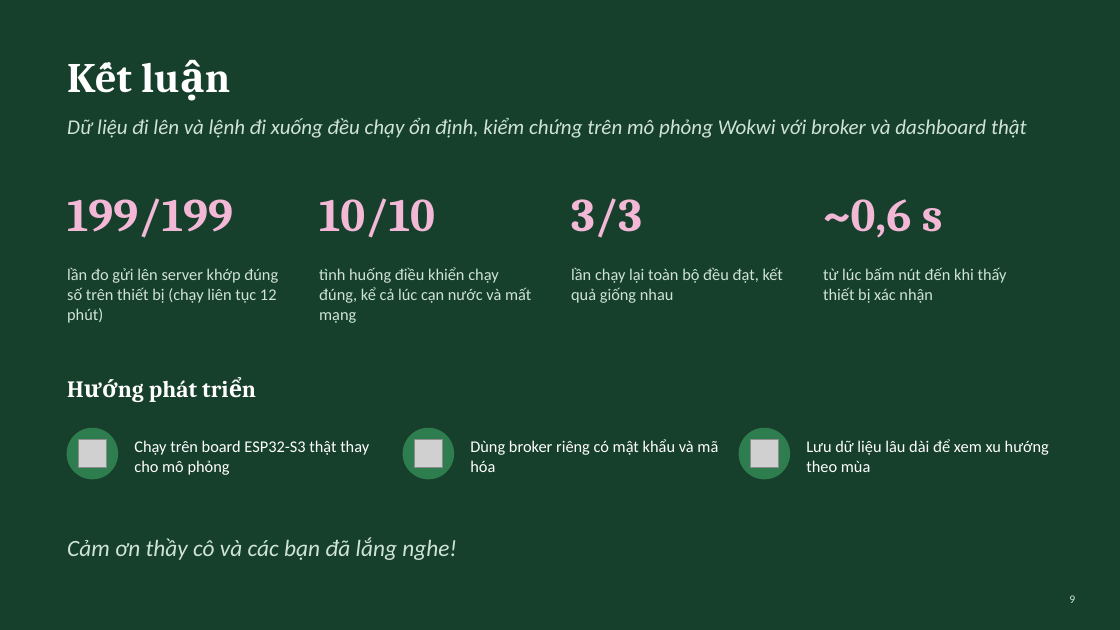
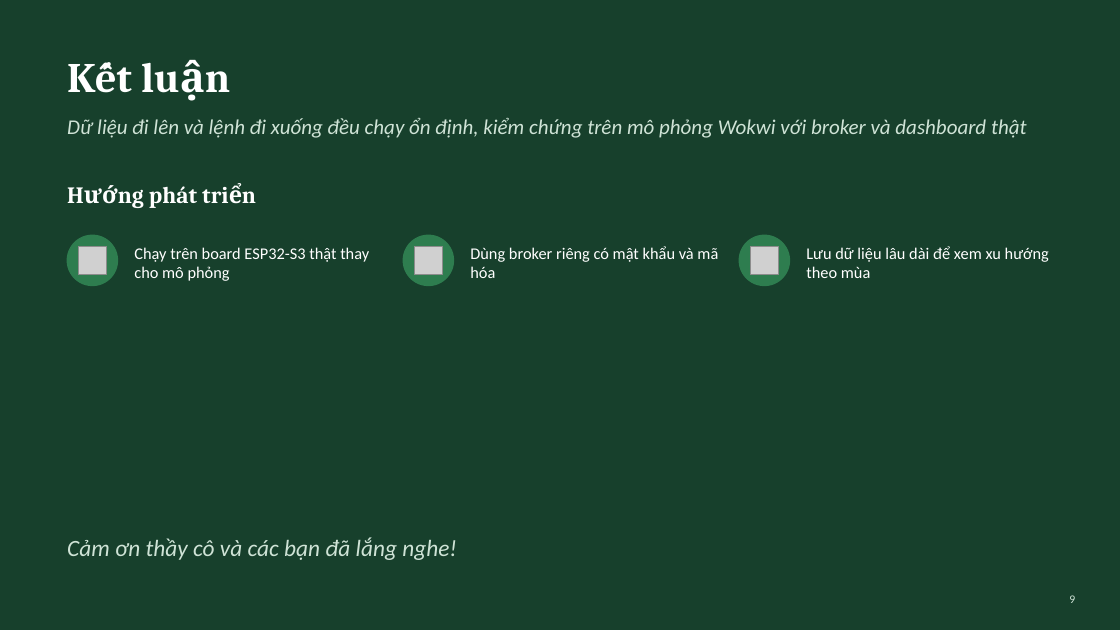
Before and after one commit to Khoa-Tr/orhid-software, a slide deck: slide 9 of docs/kien-truc-he-thong.pptx. Drawn at 1120x630 pixels with LibreOffice and Linux fonts; fonts in the diff are those of the drawing; grey boxes stand for pictures. Boxes give left, top, right and bottom in pixels: in the first picture for what was removed or moved away, otherwise in the second. Text is boxed around its words. In the diff, an @@ line names an element or a change of style, - is before the commit and + after.

```diff
--- a/docs/kien-truc-he-thong.pptx
+++ b/docs/kien-truc-he-thong.pptx
@@ text removed at (67, 198, 233, 238) @@
-199/199
@@ text removed at (319, 198, 435, 238) @@
-10/10
@@ text removed at (571, 198, 642, 238) @@
-3/3
@@ text removed at (823, 199, 943, 238) @@
-~0,6 s
@@ 4 texts, 3 pictures, 3 ellipses: place and size @@
-4 texts, 3 pictures, 3 ellipses at (67, 380, 1049, 479)
+4 texts, 3 pictures, 3 ellipses at (67, 186, 1049, 286)
@@ text removed at (67, 267, 278, 323) @@
-lần đo gửi lên server khớp đúng số trên thiết bị (chạy liên tục 12 phút)
@@ text removed at (319, 267, 531, 323) @@
-tình huống điều khiển chạy đúng, kể cả lúc cạn nước và mất mạng
@@ text removed at (571, 267, 783, 303) @@
-lần chạy lại toàn bộ đều đạt, kết quả giống nhau
@@ text removed at (823, 267, 1007, 303) @@
-từ lúc bấm nút đến khi thấy thiết bị xác nhận
```
Also in this commit, not shown: 1 other slide changed.
